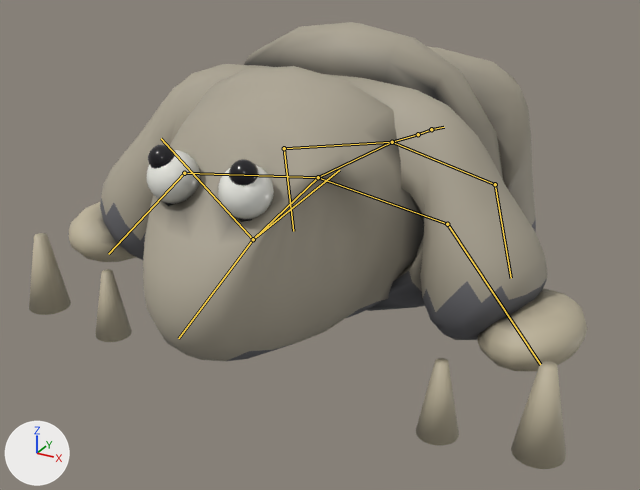
The glTF model public/models/katakunagani.glb: old version first, new version second.
Before and after are seen from a 50 mm lens placed at (0.365, -0.69, 0.409), pointed at (-0.003, -0.021, 0.075). The axes (+X, +Y, +Z) are drawn at lower left. The lights are the same throughout. The first picture is the older version. Both versions are drawn at frame 13 of the action 'attack'; the numbers are the values there. The bones that change, and the others that lie on the model, are drawn over the model as lines.

Names of what the first picture shows: 'katakunagani'.
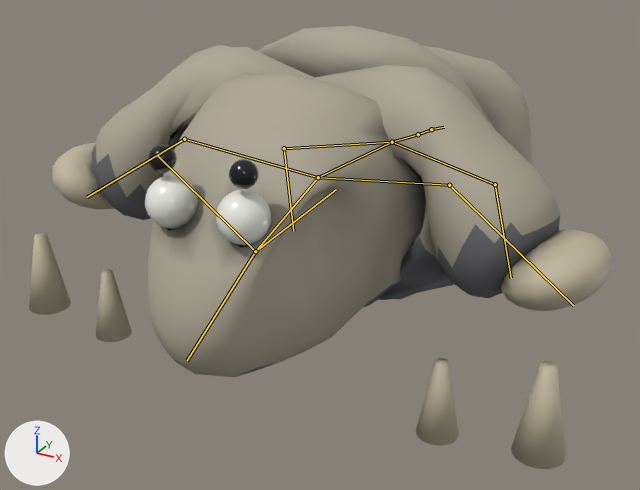
What differs and where, as boxes [x1, y1, x2, y2] in the pictures (640 x 490 px):
```json
{"object": "katakunagani", "change": "posed", "before": [29, 22, 588, 469], "after": [29, 26, 613, 469]}
{"bone": "chest-neck", "before": "(318, 177) to (253, 239)", "after": "(318, 177) to (255, 251)"}
{"bone": "chest-hipF.L", "before": "(318, 177) to (447, 224)", "after": "(318, 177) to (449, 185)"}
{"bone": "chest-hipF.R", "before": "(318, 177) to (184, 173)", "after": "(318, 177) to (184, 139)"}
```

Scene script edits in JSON lines:
```json
{"block": "bone_chest_neck", "where": "bone_chest_neck = bpy.data.objects['katakunagani_arm'].pose.bones['chest-neck']  # child of 'chest-hip'"}
{"op": "set", "path": "bone_chest_neck.rotation_quaternion", "old": "(0.999, 0.044, 0.0, 0.0)", "new": "(0.995, 0.1, 0.0, 0.0)", "note": "degrees (5, 0, 0) -> degrees (11, 0, 0)"}
{"block": "bone_chest_hipf_l", "where": "bone_chest_hipf_l = bpy.data.objects['katakunagani_arm'].pose.bones['chest-hipF.L']  # child of 'chest-hip'"}
{"op": "set", "path": "bone_chest_hipf_l.rotation_quaternion", "old": "(0.998, 0.066, -0.001, -0.022)", "new": "(0.981, 0.186, -0.009, -0.049)", "note": "degrees (8, 0, -3) -> degrees (21, 0, -6)"}
{"block": "bone_chest_hipf_r", "where": "bone_chest_hipf_r = bpy.data.objects['katakunagani_arm'].pose.bones['chest-hipF.R']  # child of 'chest-hip'"}
{"op": "set", "path": "bone_chest_hipf_r.rotation_quaternion", "old": "(0.998, 0.066, 0.001, 0.022)", "new": "(0.981, 0.186, 0.009, 0.049)", "note": "degrees (8, 0, 3) -> degrees (21, 0, 6)"}
```
